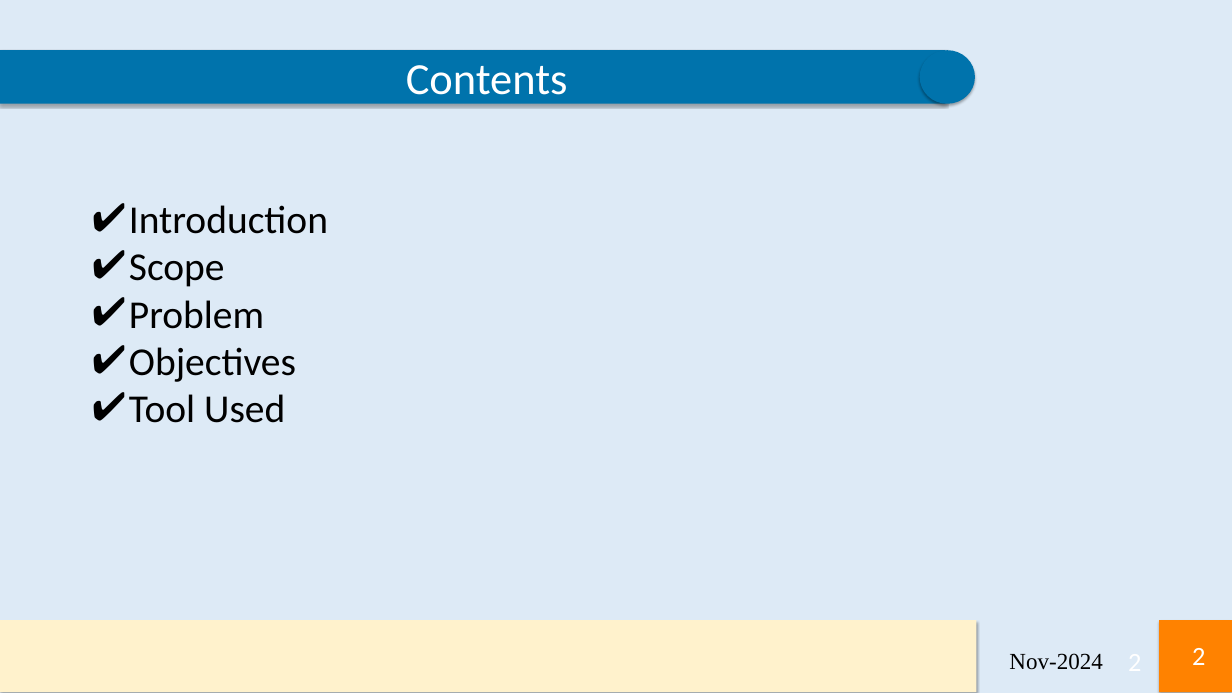
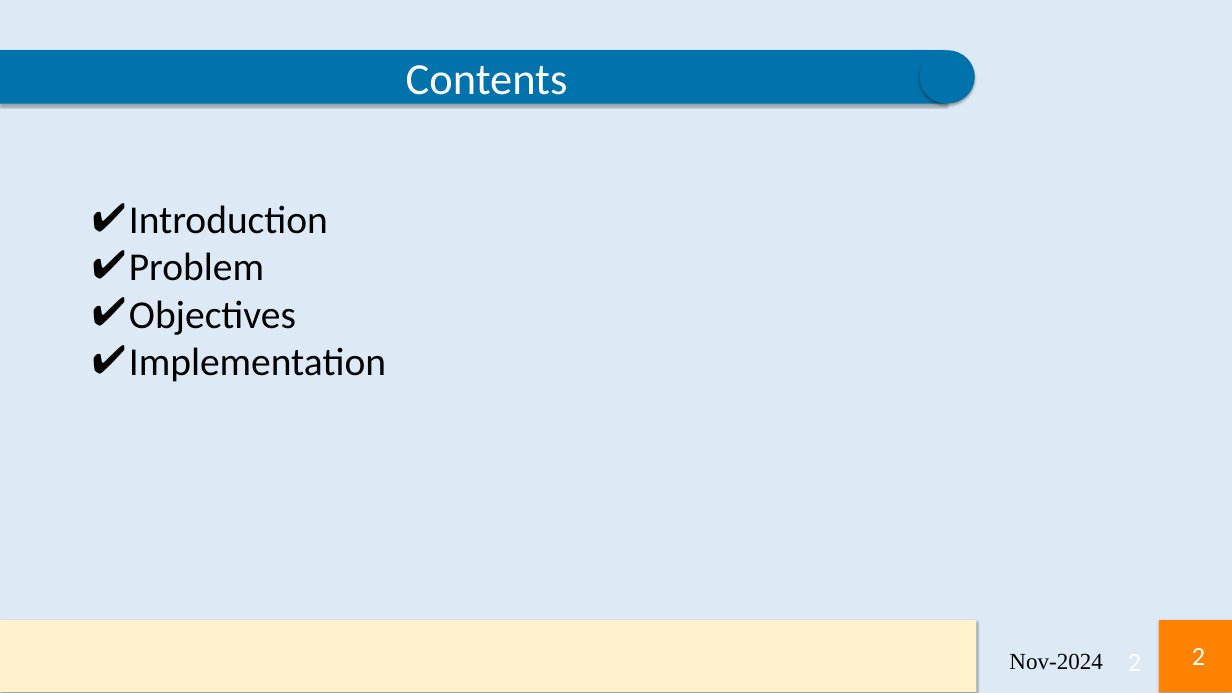
Before and after one commit to Her-Art/DSAI-Capstone-Project, a slide deck: slide 2 of LCC_Capstone_Project.pptx. Drawn at 1232x693 pixels with LibreOffice and Linux fonts; fonts in the diff are those of the drawing. Boxes give left, top, right and bottom in pixels: in the first picture for what was removed or moved away, otherwise in the second. Text is boxed around its words. In the diff, an @@ line names an element or a change of style, - is before the commit and + after.

```diff
--- a/LCC_Capstone_Project.pptx
+++ b/LCC_Capstone_Project.pptx
@@ text at (129,254,225,287): paragraph removed @@
-✔ Scope
@@ text at (129,347,386,382): text changed @@
-✔ Tool Used
+✔ Implementation
```
Also in this commit, not shown: 6 other slides changed, 4 slides added, 1 other file.
